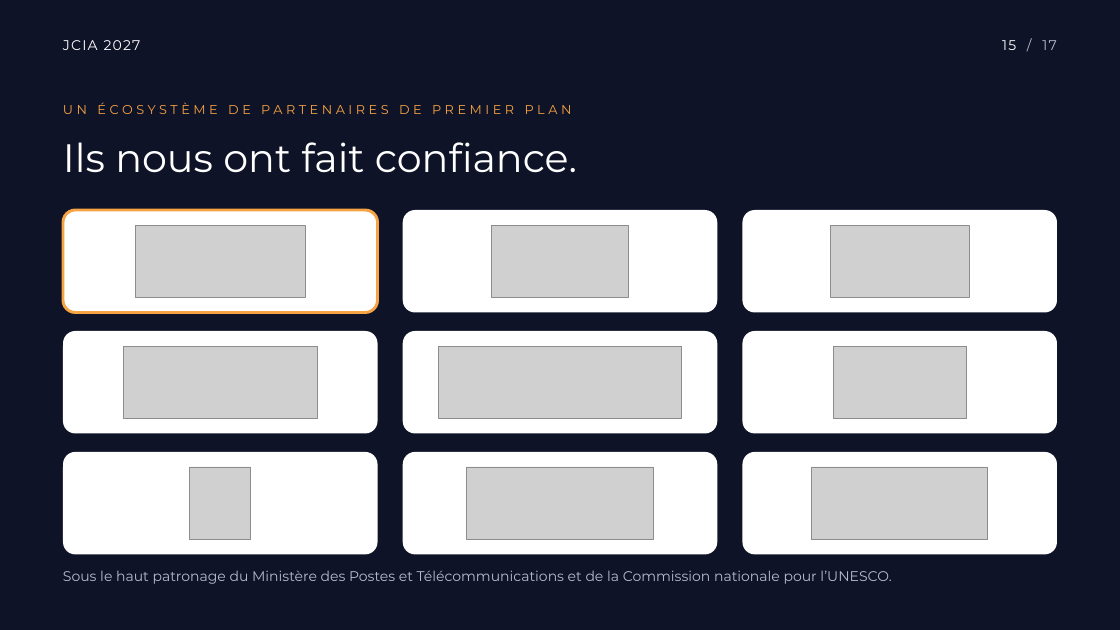
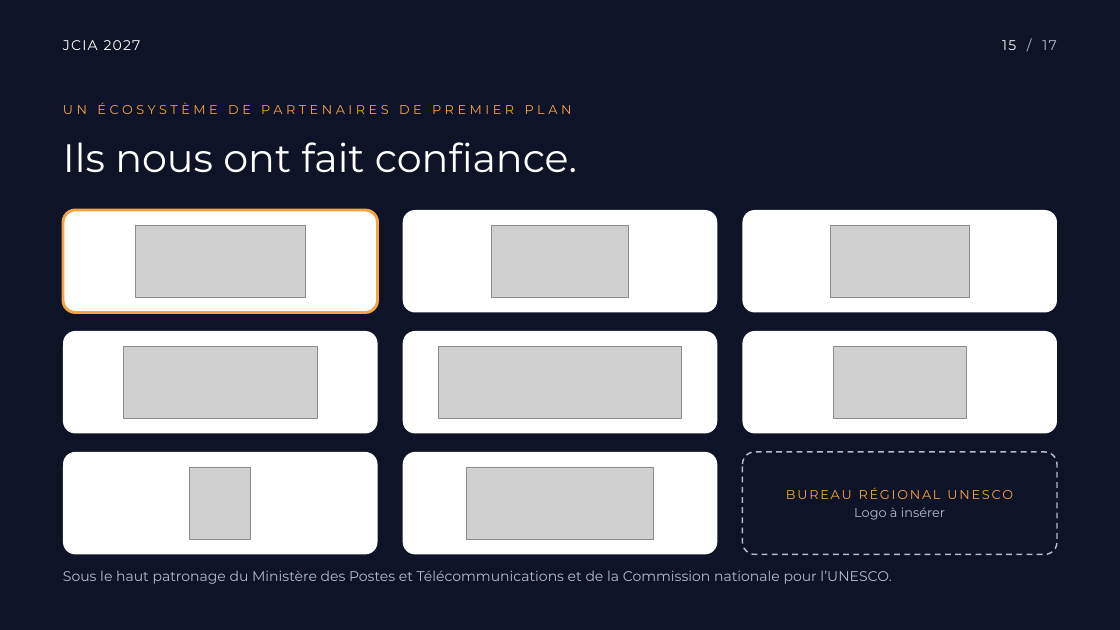
Before and after one commit to ryantchuisseu/ryantchuisseu, a slide deck: slide 15 of presentation/JCIA-2027-presentation-v7.pptx. Drawn at 1120x630 pixels with LibreOffice and Linux fonts; fonts in the diff are those of the drawing; grey boxes stand for pictures. Boxes give left, top, right and bottom in pixels: in the first picture for what was removed or moved away, otherwise in the second. Text is boxed around its words. In the diff, an @@ line names an element or a change of style, - is before the commit and + after.

```diff
--- a/presentation/JCIA-2027-presentation-v7.pptx
+++ b/presentation/JCIA-2027-presentation-v7.pptx
@@ rounded rectangle at (743, 452, 1057, 555): fill #FFFFFF to #0F1327; outline none to #B5BAD0 1.25 pt dashed @@
@@ picture removed at (812, 467, 988, 539) @@
@@ text added at (786, 487, 1013, 520), 11 pt, text #F6A343 @@
+BUREAU RÉGIONAL UNESCO
+Logo à insérer
```
Also in this commit, not shown: 2 other files.
